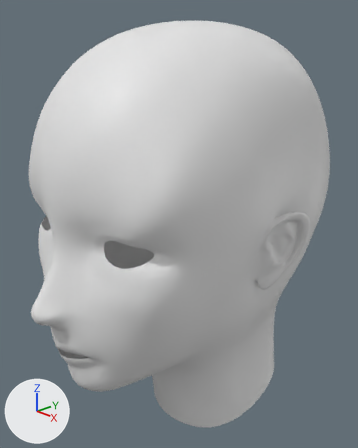
Two versions of the Blender file Warrior Character.blend, one commit apart.
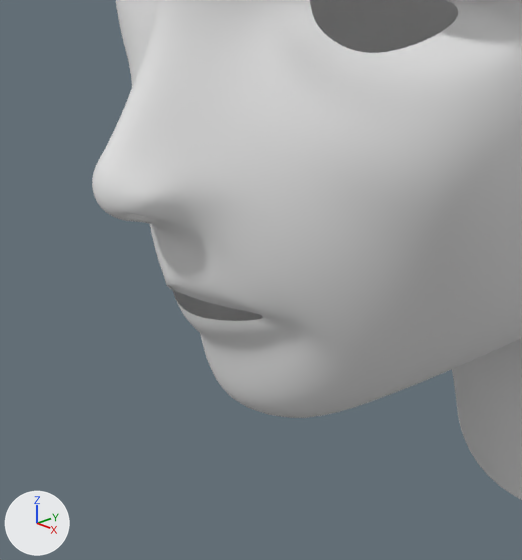
The first picture shows the older version from a camera (50 mm lens) standing at (0.179, -0.178, 1.33) and looking at (-0.002, -0.008, 1.239). The close-ups show both versions on the part from 0% to 49% of the width and 56% to 98% of the height of that picture; other places that the commit changed are outside them. Arrows for +X, +Y and +Z are at lower left; the lights stay in place. The same objects are shown in both versions, whatever each file hides.

The older version as bpy lines, for what is in view:
```python
me_plane = bpy.data.meshes.new('Plane')
me_plane.from_pydata(...)  # 488 vertices, 448 faces; spans x -0.001..0.063, y -0.097..0.078, z 1.12..1.34
me_plane.polygons.foreach_set('use_smooth', [True] * 448)
ob_head = bpy.data.objects.new('Head', me_plane)
ob_head.location = (0.0, 0.0, 0.0)
_m = ob_head.modifiers.new('Mirror', 'MIRROR')
_m.use_clip = True
_m = ob_head.modifiers.new('Subdivision', 'SUBSURF')
_m.levels = 2
```
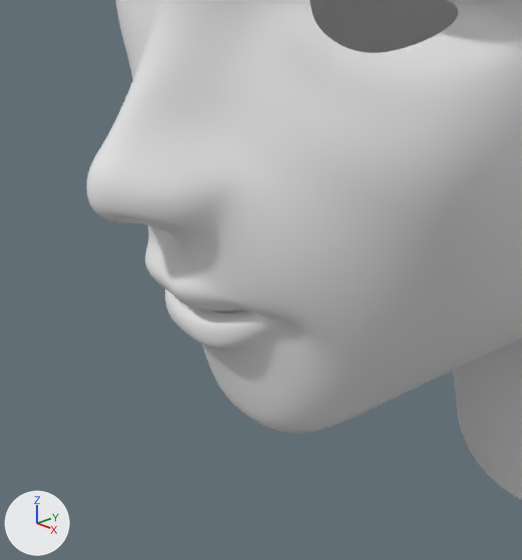
Boxes [x1, y1, x2, y2] around the edits, measured in the close-ups (522 x 560 px):
'Head', reshaped: before [92, 0, 522, 500]; after [86, 0, 522, 500]
part 1 of me_plane, built on: before [92, 0, 442, 418]; after [86, 0, 442, 434]

The edits, one by one:
me_plane is used by ob_head; location (0.0, 0.0, 0.0).
me_plane had 488 vertices, 448 faces and spanned x -0.001..0.063, y -0.097..0.078, z 1.12..1.34.
me_plane now has 503 vertices, 461 faces and spans x 0.0..0.062, y -0.098..0.078, z 1.12..1.34.
Part 1, on me_plane:
1 vertex is removed from x 0.004, y -0.09, z 1.218.
16 faces are deleted.
8 vertices in x 0.0..0.005, y -0.094..-0.081, z 1.183..1.217 move by (0.0, 0.0, -0.001).
3 vertices in x 0.003..0.016, y -0.095..-0.074, z 1.191..1.217 move by (0.0, -0.001, 0.001).
3 vertices in x 0.006, y -0.093..-0.089, z 1.215..1.218 move by (0.001, 0.001, -0.001).
39 vertices move from x -0.001..0.018, y -0.097..-0.059, z 1.167..1.234 to x 0.0..0.019, y -0.098..-0.059, z 1.166..1.234.
16 vertices are added at x 0.0..0.018, y -0.088..-0.075, z 1.189..1.216.
29 new faces join them.
